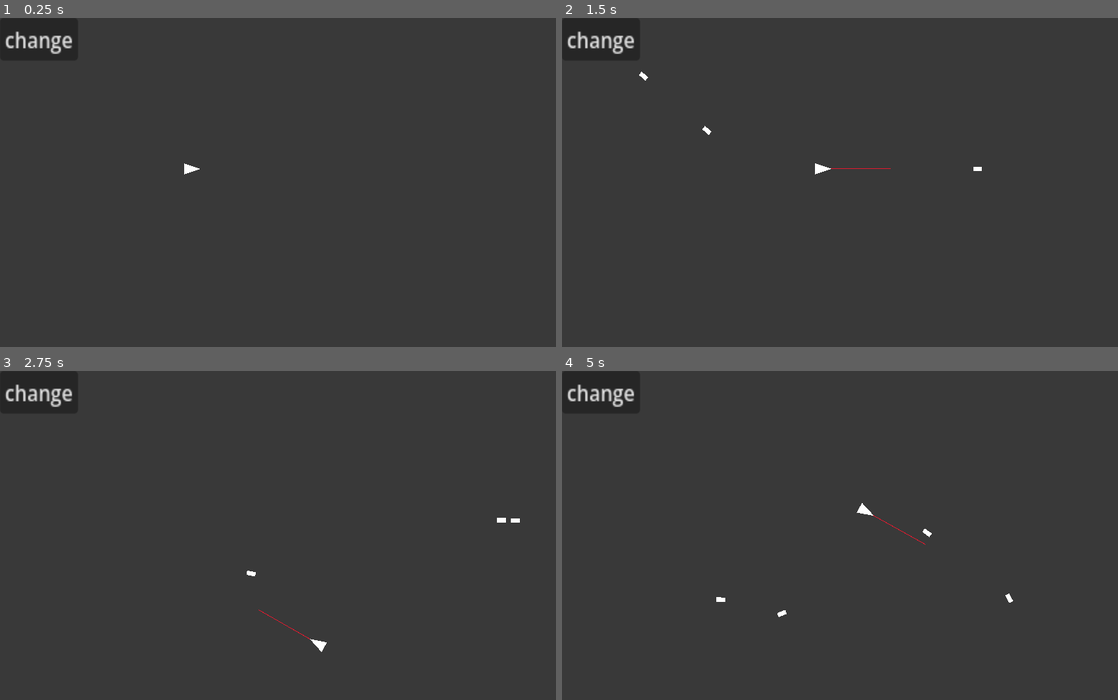
Above: before the commit, frames 1-4 (two rows, left to right).
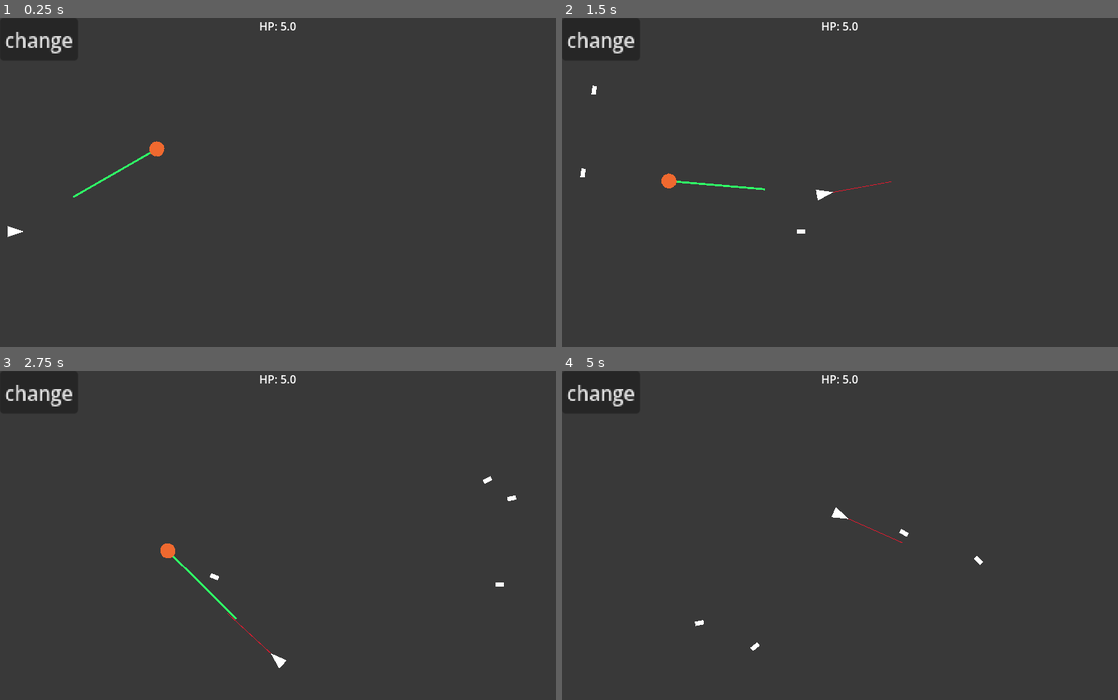
Above: after the commit, the same moments.

Repository: gitcold/terror
Game: Godot game, scene res://Scenes/Game.tscn
Two runs of this game, one before a commit and one after it. Both use one fixed random seed, a clock stepped at 60 frames per second and the inputs below.
Inputs (mouse positions are in pixels of both pictures, inside the frame that each line leads up to):
- Up to frame 1 (0.25 s): no input
- Up to frame 2 (1.5 s): click "change" at 0.5 s; move the mouse to (962, 169) at 1.27 s; hold D (right) from 1.28 s (still down); click (962, 169) at 1.42 s
- Up to frame 3 (2.75 s): move the mouse to (166, 555) at 2.02 s; release D (right) at 2.03 s; hold S (down) from 2.03 s (still down); click (166, 555) at 2.17 s
- Up to frame 4 (5 s): move the mouse to (895, 463) at 2.77 s; release S (down) at 2.78 s; hold D (right) 2.78-3.53 s; click (895, 463) at 2.92 s; move the mouse to (812, 604) at 3.52 s; hold W (up) 3.53-4.28 s; click (812, 604) at 3.67 s; move the mouse to (1006, 588) at 4.27 s; hold A (left) from 4.28 s (still down); click (1006, 588) at 4.42 s

The runs differ from the first frame. In frame 1, 0.6% of the frame differs, in the area x 1-54%, y 1-67%; in frame 2, 0.7%; in frame 3, 0.8%, in the area x 1-94%, y 1-91%; in frame 4, 0.6%.

Commit message:
Last Sync: 2026-07-27 00:28 (Mobile)

Diff:
--- a/Scenes/Game.tscn
+++ b/Scenes/Game.tscn
@@ -1,23 +1,25 @@
 [gd_scene format=3 uid="uid://voc5gk35wwbn"]
 
 [ext_resource type="PackedScene" uid="uid://hl0aym5br8po" path="res://Scenes/Player.tscn" id="1_iukft"]
+[ext_resource type="Script" uid="uid://d65bt4uee8y1" path="res://Scripts/GameManager.gd" id="1_j5yw3"]
+[ext_resource type="PackedScene" uid="uid://droge15x262ds" path="res://Scenes/OrangeBall.tscn" id="2_gl6un"]
+[ext_resource type="Script" uid="uid://dipkdh56gvywk" path="res://Scripts/EnemySpawner.gd" id="3_kldst"]
 
 [sub_resource type="WorldBoundaryShape2D" id="WorldBoundaryShape2D_g7b7a"]
 distance = -2.0
 
-[node name="Game" type="Node2D" unique_id=1265386921]
+[node name="Game" type="Node2D" unique_id=1265386921 node_paths=PackedStringArray("player", "label_hp")]
+script = ExtResource("1_j5yw3")
+player = NodePath("Player")
+label_hp = NodePath("CanvasLayer/Label_hp")
 
-[node name="bg" type="ColorRect" parent="." unique_id=1366355263]
+[node name="Background" type="ColorRect" parent="." unique_id=1366355263]
 offset_right = 800.0
 offset_bottom = 480.0
 size_flags_horizontal = 4
 size_flags_vertical = 4
 color = Color(0.22267514, 0.22267514, 0.22267514, 1)
 metadata/_edit_lock_ = true
-
-[node name="Player" parent="." unique_id=1493253394 node_paths=PackedStringArray("joystick") instance=ExtResource("1_iukft")]
-position = Vector2(273, 217)
-joystick = NodePath("../CanvasLayer/VirtualJoystick")
 
 [node name="Wall" type="Node2D" parent="." unique_id=1472976290]
 metadata/_edit_lock_ = true
@@ -43,6 +45,18 @@
 rotation = -1.5707964
 shape = SubResource("WorldBoundaryShape2D_g7b7a")
 
+[node name="Player" parent="." unique_id=1493253394 node_paths=PackedStringArray("joystick") instance=ExtResource("1_iukft")]
+position = Vector2(19, 307)
+joystick = NodePath("../CanvasLayer/VirtualJoystick")
+metadata/_edit_group_ = true
+
+[node name="EnemySpawner" type="Node2D" parent="." unique_id=945491941]
+script = ExtResource("3_kldst")
+
+[node name="OrangeBall" parent="." unique_id=1185939940 instance=ExtResource("2_gl6un")]
+position = Vector2(242, 179)
+metadata/_edit_group_ = true
+
 [node name="CanvasLayer" type="CanvasLayer" parent="." unique_id=1180482799]
 
 [node name="VirtualJoystick" type="VirtualJoystick" parent="CanvasLayer" unique_id=1748659571]
@@ -59,11 +73,20 @@
 action_down = &"down"
 visibility_mode = 1
 
-[node name="Button" type="Button" parent="CanvasLayer" unique_id=1764983060]
+[node name="Button_change" type="Button" parent="CanvasLayer" unique_id=1764983060]
 offset_right = 64.0
 offset_bottom = 31.0
 scale = Vector2(1.7543796, 1.9756879)
 text = "change
 "
 
-[connection signal="pressed" from="CanvasLayer/Button" to="Player" method="_on_move_mode_change"]
+[node name="Label_hp" type="Label" parent="CanvasLayer" unique_id=884498698]
+anchors_preset = 5
+anchor_left = 0.5
+anchor_right = 0.5
+offset_left = -20.0
+offset_right = 20.0
+offset_bottom = 23.0
+grow_horizontal = 2
+
+[connection signal="pressed" from="CanvasLayer/Button_change" to="Player" method="_on_move_mode_change"]
--- /dev/null
+++ b/Scenes/OrangeBall.tscn
@@ -0,0 +1,37 @@
+[gd_scene format=3 uid="uid://droge15x262ds"]
+
+[ext_resource type="Script" uid="uid://ckmfl47i2cebq" path="res://Scripts/OrangeBall.gd" id="1_6plcg"]
+[ext_resource type="Texture2D" uid="uid://dmnknyml6cxrg" path="res://assets/orangeball.png" id="1_x5bwi"]
+
+[sub_resource type="CircleShape2D" id="CircleShape2D_g7b7a"]
+radius = 14.0
+
+[node name="OrangeBall" type="CharacterBody2D" unique_id=1185939940]
+collision_layer = 2
+collision_mask = 2
+script = ExtResource("1_6plcg")
+
+[node name="Polygon2D" type="Polygon2D" parent="." unique_id=607337476]
+position = Vector2(1.5258789e-05, 0)
+scale = Vector2(0.21445706, 0.17496939)
+color = Color(0.18431373, 1, 0.4, 1)
+polygon = PackedVector2Array(-8, -8, 648.00006, -8, 648.00006, 8, -8, 8)
+uv = PackedVector2Array(-432, -64, 224.00006, -64, 224.00006, -40, -432, -40)
+
+[node name="Sprite2D" type="Sprite2D" parent="." unique_id=1370188911]
+scale = Vector2(0.68006206, 0.68006206)
+texture = ExtResource("1_x5bwi")
+
+[node name="CollisionShape2D" type="CollisionShape2D" parent="." unique_id=1896274350]
+scale = Vector2(0.67009646, 0.67009646)
+shape = SubResource("CircleShape2D_g7b7a")
+
+[node name="Area2D" type="Area2D" parent="." unique_id=864548962]
+
+[node name="CollisionShape2D" type="CollisionShape2D" parent="Area2D" unique_id=2056461302]
+scale = Vector2(0.67009646, 0.67009646)
+shape = SubResource("CircleShape2D_g7b7a")
+
+[connection signal="area_entered" from="Area2D" to="." method="_on_area_2d_area_entered"]
+[connection signal="body_entered" from="Area2D" to="." method="_on_area_2d_body_entered"]
+[connection signal="body_exited" from="Area2D" to="." method="_on_area_2d_body_exited"]
--- a/Scenes/Player.tscn
+++ b/Scenes/Player.tscn
@@ -6,7 +6,7 @@
 [sub_resource type="CircleShape2D" id="CircleShape2D_2m5a4"]
 radius = 5.785428
 
-[node name="Player" type="CharacterBody2D" unique_id=1493253394]
+[node name="Player" type="CharacterBody2D" unique_id=1493253394 groups=["player"]]
 script = ExtResource("1_rpqav")
 bullet_scene = ExtResource("2_kyqiw")
 
--- a/Scenes_old/Slime.tscn
+++ b/Scenes_old/Slime.tscn
@@ -89,7 +89,7 @@
 "duration": 1.0,
 "texture": SubResource("AtlasTexture_qa8qf")
 }],
-"loop": false,
+"loop": 0,
 "name": &"death",
 "speed": 12.0
 }, {
@@ -118,7 +118,7 @@
 "duration": 1.0,
 "texture": SubResource("AtlasTexture_ri7b6")
 }],
-"loop": true,
+"loop": 1,
 "name": &"idle",
 "speed": 12.0
 }]
--- /dev/null
+++ b/Scripts/EnemySpawner.gd
@@ -0,0 +1,3 @@
+extends Node2D
+
+var spawn_
--- /dev/null
+++ b/Scripts/GameManager.gd
@@ -0,0 +1,16 @@
+extends Node2D
+
+@export var score : int = 0
+@export var player : CharacterBody2D
+@export var label_hp : Label
+
+func get_player_pos() -> Vector2:
+	return player.position
+
+func _process(delta: float) -> void:
+	label_hp.text = "HP: " + str(player.hp)
+
+func attack_player() -> void:
+	if player.invincible_frame == 0:
+		player.hp -= 1
+		player.invincible_frame = player.INVINCIBLE_FRAME
--- /dev/null
+++ b/Scripts/OrangeBall.gd
@@ -0,0 +1,43 @@
+extends CharacterBody2D
+
+@export var speed : float = 75
+@export var counter : float = INF
+@export var hp : float = 1
+@export var move_area_r : float = 5
+
+var is_dead : bool = false
+var is_player_in : bool = false
+
+func _physics_process(delta: float) -> void:
+	var player_pos = get_tree().current_scene.get_player_pos()
+	var distance = position.distance_to(player_pos) # 5
+	if not is_dead:
+		look_at(player_pos)
+		if distance >= move_area_r:
+			velocity = (player_pos-position).normalized() * speed
+		else:
+			velocity = Vector2.ZERO
+	move_and_slide()
+	if is_player_in:
+		get_tree().current_scene.attack_player()
+	counter -= 1
+	if counter < 0:
+		is_dead = true
+	if hp <= 0:
+		is_dead = true
+	if is_dead:
+		queue_free()
+
+
+func _on_area_2d_body_entered(body: Node2D) -> void:
+	if body.is_in_group("player"):
+		is_player_in = true
+func _on_area_2d_body_exited(body: Node2D) -> void:
+	if body.is_in_group("player"):
+		is_player_in = false
+
+func _on_area_2d_area_entered(area: Area2D) -> void:
+	if area.is_in_group("bullet"):
+		is_dead = true
+		area.queue_free()
+		queue_free()
--- a/Scripts/Player.gd
+++ b/Scripts/Player.gd
@@ -7,10 +7,14 @@
 
 @export var move_mode : MOVE_MODE = MOVE_MODE.JOYSTICK
 @export var move_speed : float = 250
-@export var move_speed_log : float = 75
+@export var move_speed_far : float = 0.033
+@export var move_speed_near : float = move_area_r ** 2 * 3 * move_speed_far
 @export var bullet_scene : PackedScene
 @export var move_area_r : float = 35
 @export var joystick : VirtualJoystick
+@export var hp : float = 5
+@export var invincible_frame : float = 0
+const INVINCIBLE_FRAME : float = 120
 
 func _ready() -> void:
 	match move_mode:
@@ -29,13 +33,20 @@
 			if Input.is_mouse_button_pressed(MOUSE_BUTTON_LEFT):
 				var local_mouse_pos = to_local(get_global_mouse_position())
 				var distance = (local_mouse_pos.x ** 2 + local_mouse_pos.y ** 2 )
-				if distance >= (move_area_r ** 2):
+				var move_area_distance = move_area_r ** 2
+				if distance >= move_area_distance:
 					var theta = rotation
-					velocity += Vector2(cos(theta), sin(theta)) * move_speed_log * (log(distance/5000+1.3) / log(1.3))
-					#velocity += Vector2(cos(theta), sin(theta)) * 1 * distance * 0.01
+					if distance >= move_area_distance * 3:
+						velocity += Vector2(cos(theta), sin(theta)) * distance * move_speed_far
+					else:
+						velocity += Vector2(cos(theta), sin(theta)) * move_speed_near
+
 		MOVE_MODE.JOYSTICK:
 			look_at(position + velocity)
 	move_and_slide()
+	if invincible_frame > 0:
+		invincible_frame -= 1
+
 
 
 func _on_fire() -> void:
--- a/project.godot
+++ b/project.godot
@@ -21,6 +21,11 @@
 window/size/viewport_height=480
 window/stretch/mode="canvas_items"
 window/stretch/aspect="expand"
+
+[global_group]
+
+player=""
+bullet=""
 
 [input]
 
@@ -55,4 +60,5 @@
 
 [rendering]
 
+textures/canvas_textures/default_texture_filter=0
 rendering_device/driver.windows="d3d12"
Not shown, added: Scripts/EnemySpawner.gd.uid
Not shown, added: Scripts/GameManager.gd.uid
Not shown, added: Scripts/OrangeBall.gd.uid
Binary file added: assets/orangeball.png
Not shown, added: assets/orangeball.png.import
Not shown, removed: .nomedia
